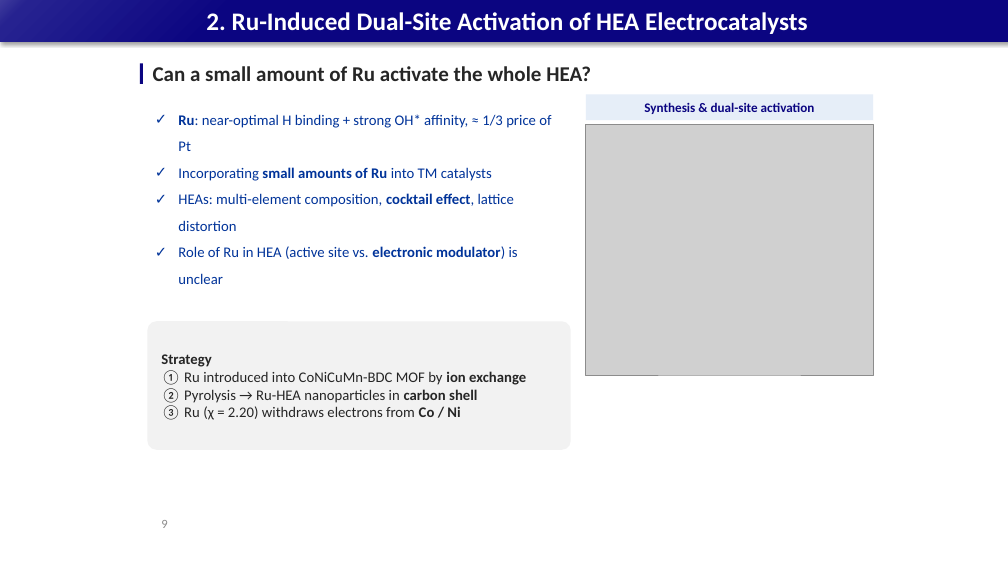
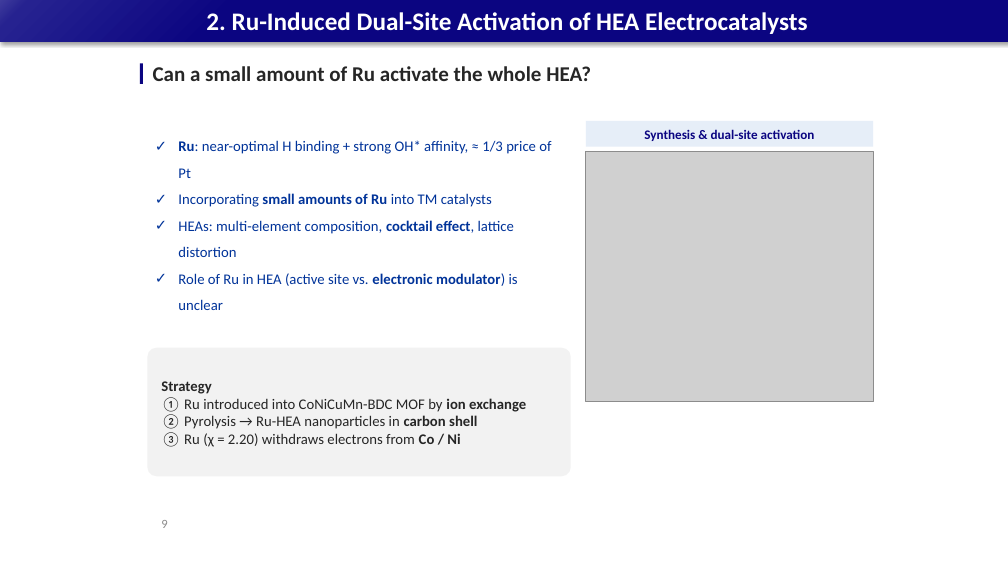
Before and after one commit to limsj0204/letter, a slide deck: slide 9 of 학위논문_디펜스_발표자료.pptx. Drawn at 1008x567 pixels with LibreOffice and Linux fonts; fonts in the diff are those of the drawing; grey boxes stand for pictures. Boxes give left, top, right and bottom in pixels: in the first picture for what was removed or moved away, otherwise in the second. Text is boxed around its words. In the diff, an @@ line names an element or a change of style, - is before the commit and + after.

```diff
--- a/학위논문_디펜스_발표자료.pptx
+++ b/학위논문_디펜스_발표자료.pptx
@@ 1 picture, 1 text, 1 rounded rectangle, 1 rectangle: place and size @@
-1 picture, 1 text, 1 rounded rectangle, 1 rectangle at box(147, 95, 873, 450)
+1 picture, 1 text, 1 rounded rectangle, 1 rectangle at box(147, 121, 873, 476)
```
Also in this commit, not shown: 31 other slides changed.
